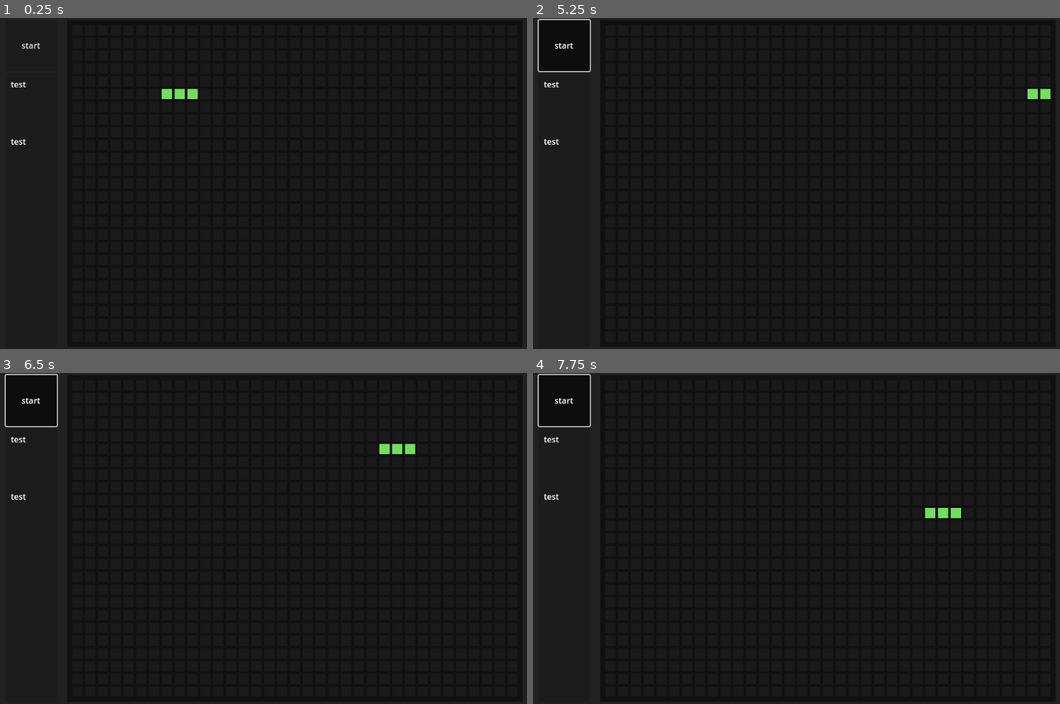
Above: before the commit, frames 1-4 (two rows, left to right).
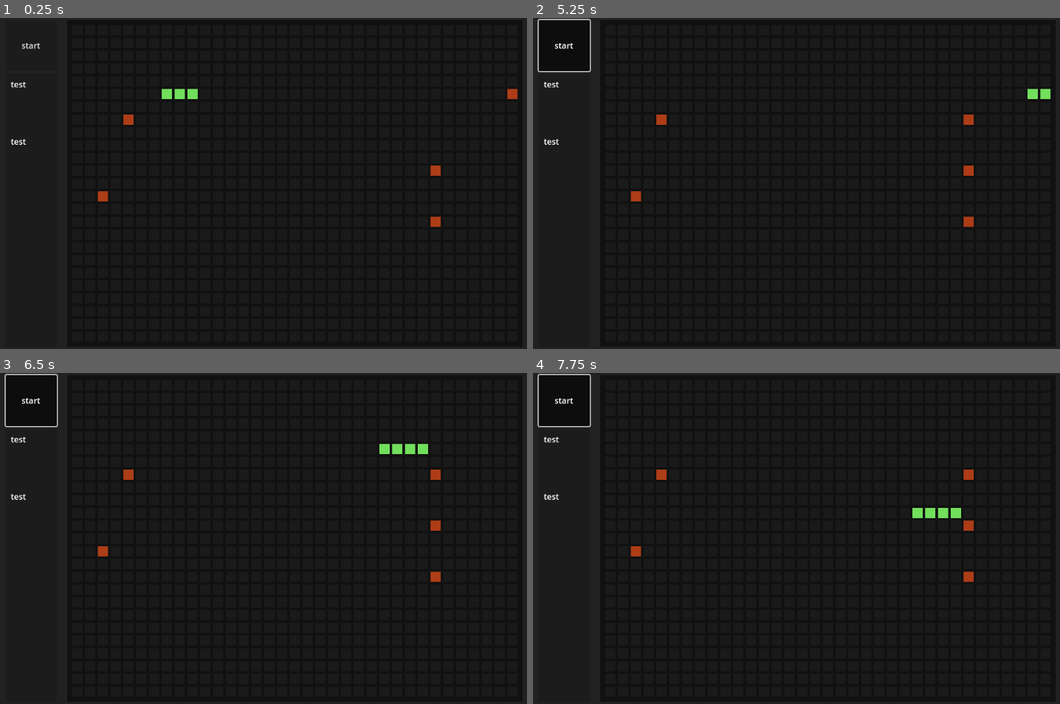
Above: after the commit, the same moments.

Repository: emecdelam/multiplayer_snake
Game: Godot game, scene res://scenes/main_game.tscn
The game is run twice, just before and just after one commit, with the same random seed, the same clock (stepped at 60 frames per second) and the same inputs.
Inputs:
- Up to frame 1 (0.25 s): no input
- Up to frame 2 (5.25 s): click "start" at 0.5 s; click "start" at 1.25 s; hold Right (move_right) 2.03-2.78 s; hold Down (move_down) 2.78-3.53 s; hold Right (move_right) 3.53-4.28 s; hold Up (move_up) 4.28-5.03 s; tap Enter at 5 s; hold Left (move_left) from 5.03 s (still down)
- Up to frame 3 (6.5 s): keep holding Left (move_left)
- Up to frame 4 (7.75 s): release Left (move_left) at 6.53 s; hold Down (move_down) 6.53-7.28 s; hold Right (move_right) from 7.28 s (still down)

The runs differ from the first frame. In frame 1, 0.3% of the frame differs, in the area x 18-99%, y 21-64%; in frame 2, 0.3%; in frame 3, 0.4%, in the area x 18-84%, y 21-64%; in frame 4, 0.4%.
Error in both runs: Invalid access of index '35' on a base object of type: 'Array'. (res://scripts/map.gd:38)

Commit message:
fully working snake

Diff:
--- a/scripts/main_game.gd
+++ b/scripts/main_game.gd
@@ -9,7 +9,7 @@
 @export var number_cell_y: int = 25
 @export var human_game: bool = true
 @export var players: Array[Player]
-
+@export var number_fruits: int = 5
 #--------------------------------------
 # ONREADY
 #--------------------------------------
@@ -59,12 +59,12 @@
 	map.panel_position = panel_position
 	map.cell = cell
 	map.create_map(get_parent(), self)
+	map.generate_fruits(number_fruits)
 
 
 ## Creates the players
 func create_player():
 	for col in param.player_colors:
-		print(col)
 		var player = Player.new()
 		player.initialize_player([Vector2(5,5),Vector2(6,5),Vector2(7,5)],col, map)
 		players.append(player)
--- a/scripts/map.gd
+++ b/scripts/map.gd
@@ -52,13 +52,28 @@
 		# Check if the cell has the "good" color, being empty
 		if get_cell(pos).color == param.empty_cell_color:
 			change_cell_color(pos, param.wall_cell_color)
+			wall.append(pos)
 			continue
 
 		# Wrong color cell, if the cell is already occupied
 		else:
-			number += 1
+			number -= 1
 
+## Generate the {number} of fruits
+func generate_fruits(number: int):
+	for i in range(number):
+		if not generate_fruit():
+			i -= 1
+			continue
 
+##Generate a single fruit
+func generate_fruit() -> bool:
+	var pos: Vector2 = Vector2(randi_range(0, number_cell_x-1), randi_range(0, number_cell_y-1))
+	print(pos)
+	if get_cell(pos).color == param.empty_cell_color:
+		change_cell_color(pos, param.fruit_cell_color)
+		return true
+	return false
 ## Checks if at {pos} there is a wall or a border
 func check_player_collision(pos: Vector2) -> bool:
 	var cell_color = get_cell(pos).color
@@ -76,7 +91,10 @@
 
 ## Checks for fruit collisions
 func check_fruit_collision(pos: Vector2) -> bool:
-	return get_cell(pos).color == param.fruit_cell_color
+	if get_cell(pos).color == param.fruit_cell_color:
+		generate_fruits(1)
+		return true
+	return false
 
 
 ## Changes the cell color at {pos} to the {player}.color
@@ -91,5 +109,6 @@
 	else:
 		print("[WARNING] trying to remove a player cell that didn't belong")
 
+
 func get_map_state():
 	pass
--- a/scripts/player.gd
+++ b/scripts/player.gd
@@ -47,10 +47,11 @@
 		return false
 
 	body.append(new_snake_pos)
-	map.add_player_pos(new_snake_pos, self)
 	# Hits a fruit
 	if map.check_fruit_collision(new_snake_pos):
+		map.add_player_pos(new_snake_pos, self)
 		return true
+	map.add_player_pos(new_snake_pos, self)
 	# Doesn't collide
 	var tail = body.pop_front()
 	map.remove_player_pos(tail, self)
